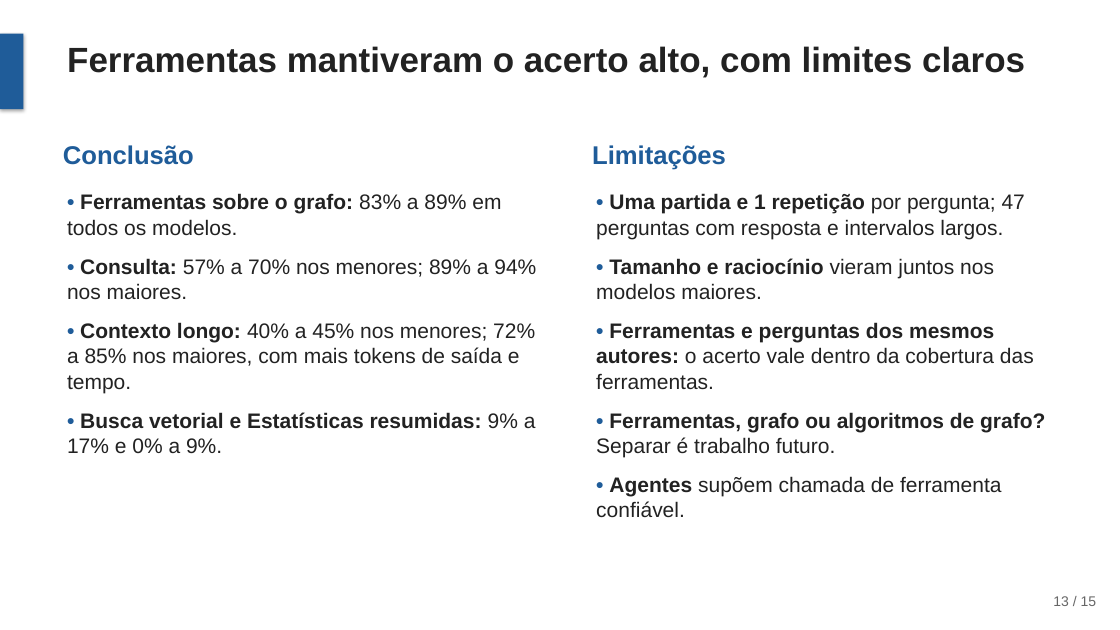
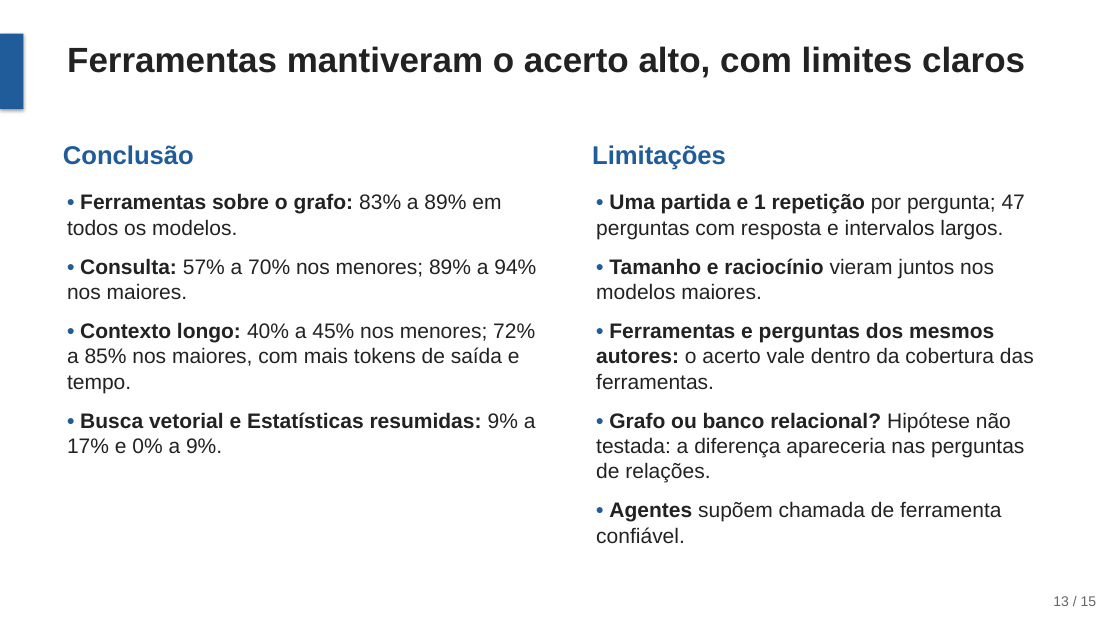
Before and after one commit to joaowinderfeldbussolotto/football-tactics-knowledge-graph, a slide deck: slide 13 of apresentacao/apresentacao.pptx. Drawn at 1120x630 pixels with LibreOffice and Linux fonts; fonts in the diff are those of the drawing. Boxes give left, top, right and bottom in pixels: in the first picture for what was removed or moved away, otherwise in the second. Text is boxed around its words. In the diff, an @@ line names an element or a change of style, - is before the commit and + after.

```diff
--- a/apresentacao/apresentacao.pptx
+++ b/apresentacao/apresentacao.pptx
@@ text at (596,412,1024,483): text changed; bold off @@
-• Ferramentas, grafo ou algoritmos de grafo? Separar é trabalho futuro.
+• Grafo ou banco relacional? Hipótese não testada: a diferença apareceria nas perguntas de relações.
```
Also in this commit, not shown: 8 other slides changed, 2 other files.
